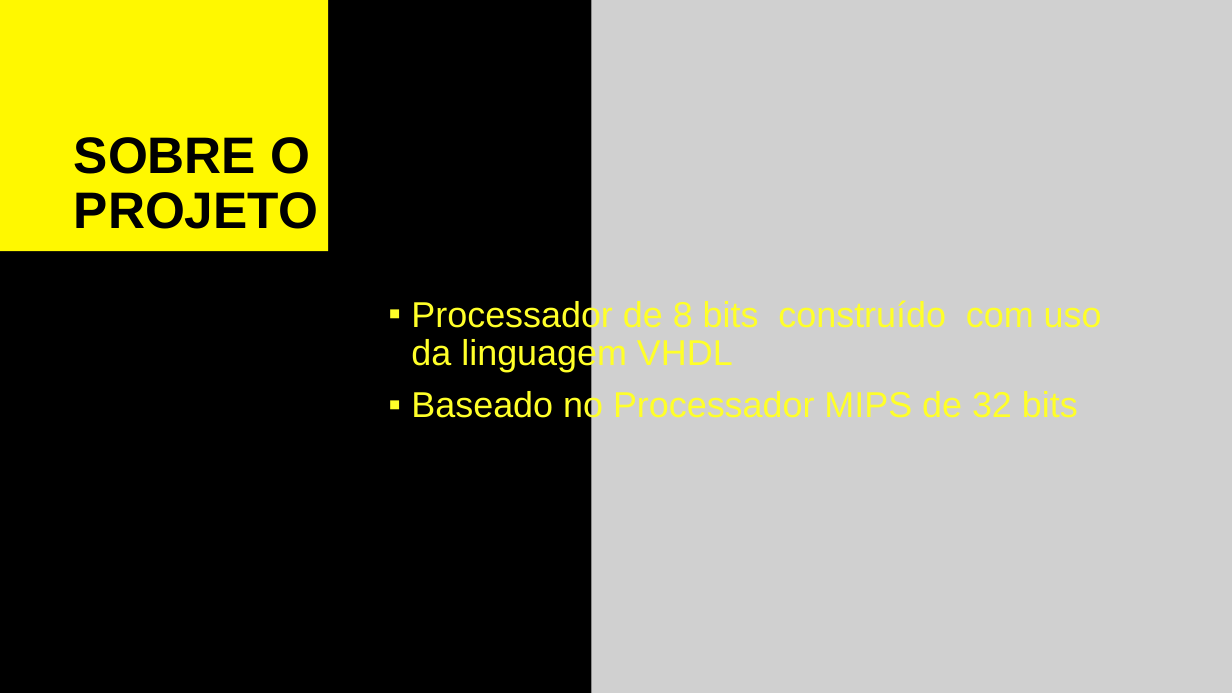
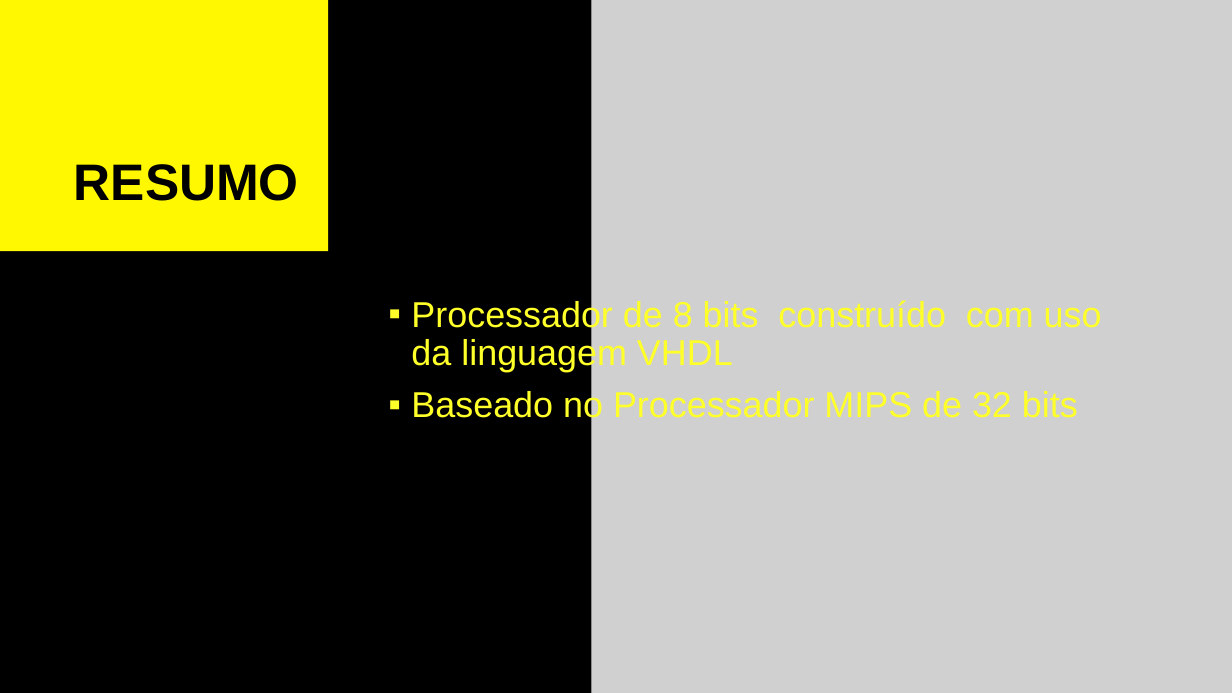
Before and after one commit to MatheusOrange211/AOC_Matheus_Kevin_UFRR_2020, a slide deck: slide 2 of APRESENTACAO/apresentacao.pptx. Drawn at 1232x693 pixels with LibreOffice and Linux fonts; fonts in the diff are those of the drawing; grey boxes stand for pictures. Boxes give left, top, right and bottom in pixels: in the first picture for what was removed or moved away, otherwise in the second. Text is boxed around its words. In the diff, an @@ line names an element or a change of style, - is before the commit and + after.

```diff
--- a/APRESENTACAO/apresentacao.pptx
+++ b/APRESENTACAO/apresentacao.pptx
@@ title at (74, 164, 299, 201): text changed @@
-SOBRE O PROJETO
+RESUMO
```
Also in this commit, not shown: 2 other slides changed, 1 other file.
